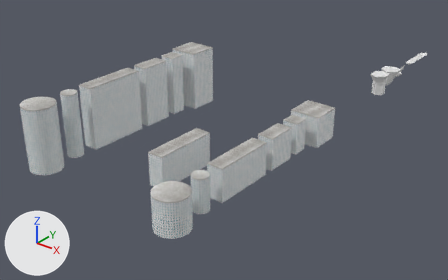
Before and after pictures for a commit that changed the FBX model RooftopRiderX/Assets/Buildings/Prototype Buildings/bricktex_base.fbx.
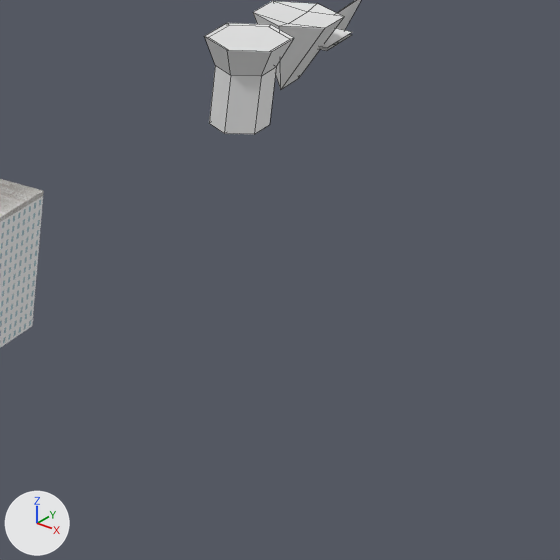
Old and new are each drawn whole from a 50 mm lens placed at (36.41, -87.59, 32.76), pointed at (-11.46, -27.74, -4.34) and again close up on the part from 73% to 100% of the width and 24% to 67% of the height. The axes (+X, +Y, +Z) are drawn at lower left. The lights are the same throughout. The close-ups show mesh edges as thin lines. Where no turn or scale is listed for an object, it has been applied to the vertices.

Names of what the first close-up shows: 'GemBuilding', 'Square', 'Wedge'.
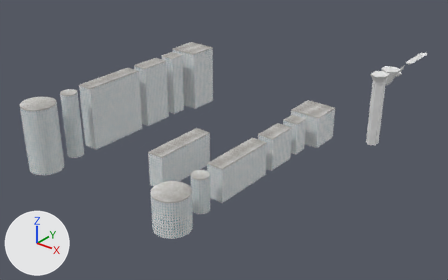
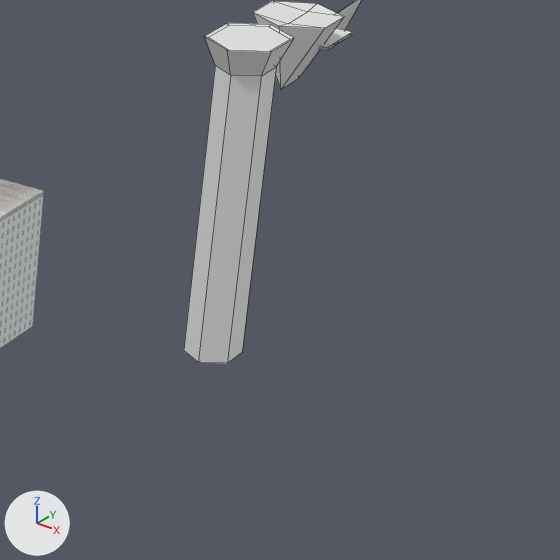
Pixel boxes [x1, y1, x2, y2] of what changed, in the close-ups (560 x 560 px; the box of a moved part takes in the faces that stretch with it):
'GemBuilding', reshaped (22% wider, 204% taller): before [204, 23, 294, 134]; after [184, 23, 294, 363]
part 1 of me_plane_005, moved or reshaped: before [209, 88, 271, 134]; after [184, 88, 271, 363]

The edits, one by one:
me_plane_005 has 24 vertices, 21 faces and spans x -1.18..1.18, y -1.58..1.58, z -1.67..1.33.
me_plane_005 is used by ob_gembuilding; location (0.0, -5.05, 0.06).
Before the commit, vertices of me_plane_005: 4 (0.81, -0.56, -1.67) at pixel (254, 134), 5 (-0.81, -0.56, -1.67) at pixel (209, 123), 8 (-0.81, 0.56, -1.67), 9 (0.81, 0.56, -1.67) at pixel (269, 124), 10 (0.0, -1.08, -1.67) at pixel (224, 133).
Before the commit, vertices of me_plane_005: 11 (0.0, 1.08, -1.67).
Part 1, on me_plane_005:
Vertices 4, 5, 8 to 11 of me_plane_005 move by (0.0, 0.0, -8.31).
